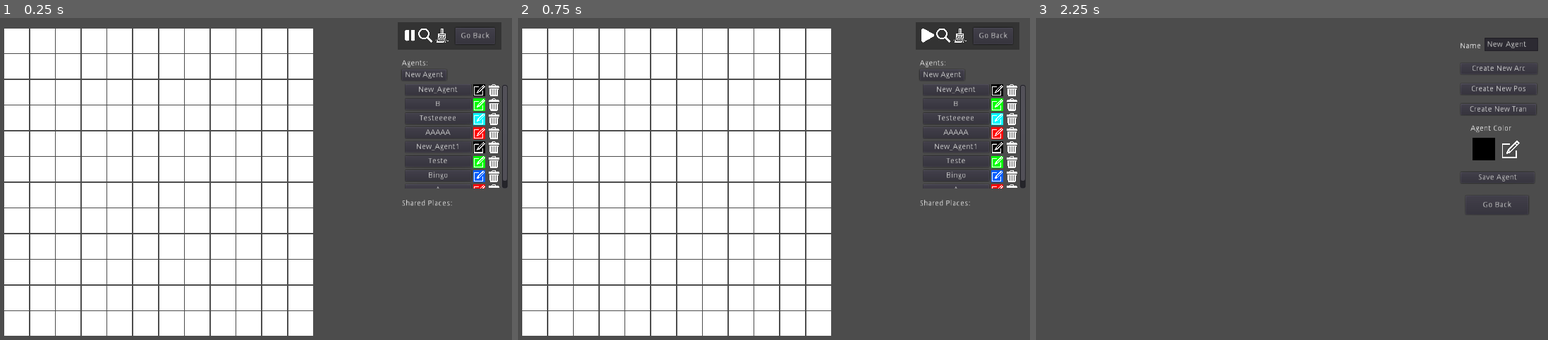
Above: before the commit, frames 1-3 (left to right).
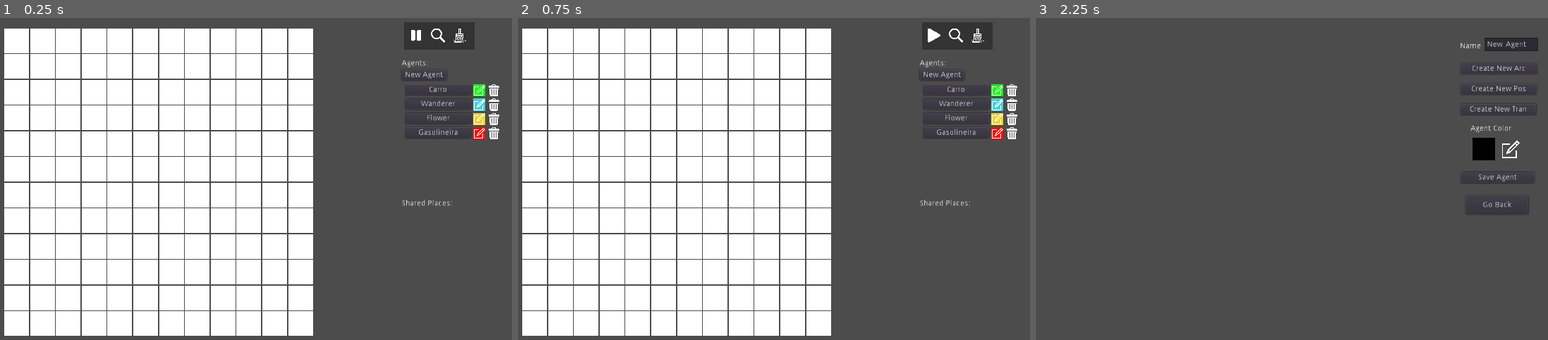
Above: after the commit, the same moments.

Repository: bncorreia/Project-Petri
Game: Godot game, scene res://Scripts/Main.tscn
The game is run twice, just before and just after one commit, with the same random seed, the same clock (stepped at 60 frames per second) and the same inputs.
Inputs (mouse positions are in pixels of both pictures, inside the frame that each line leads up to; where the layout moved, square brackets give the same spot in the first picture):
- Up to frame 1 (0.25 s): no input
- Up to frame 2 (0.75 s): click (932, 34) [927, 34] at 0.5 s
- Up to frame 3 (2.25 s): click (1450, 34) [1445, 34] at 1.25 s; click "New Agent" at 2 s

The runs differ from the first frame. In frame 1, 1.7% of the frame differs, in the area x 77-100%, y 1-53%; in frame 2, 1.8%; in frame 3, nothing differs.

Commit message:
Quick Fix
launch patch

Diff:
--- a/Project Petri/Scripts/Grid.tscn
+++ b/Project Petri/Scripts/Grid.tscn
@@ -148,14 +148,14 @@
 
 [node name="square" type="Sprite" parent="."]
 modulate = Color( 0.2, 0.2, 0.2, 1 )
-position = Vector2( 910.764, 34.3974 )
-scale = Vector2( 2.9375, 0.778392 )
+position = Vector2( 892.355, 34.3974 )
+scale = Vector2( 1.99432, 0.778392 )
 texture = ExtResource( 2 )
 
 [node name="PlayButt" type="TextureButton" parent="."]
-margin_left = 825.699
+margin_left = 837.472
 margin_top = 20.011
-margin_right = 1337.7
+margin_right = 1349.47
 margin_bottom = 532.011
 rect_scale = Vector2( 0.05, 0.05 )
 focus_mode = 0
@@ -166,10 +166,10 @@
 }
 
 [node name="InspectButt" type="TextureButton" parent="."]
-margin_left = 854.0
+margin_left = 876.773
 margin_top = 20.0
-margin_right = 1366.0
-margin_bottom = 532.0
+margin_right = 1900.77
+margin_bottom = 1044.0
 rect_min_size = Vector2( 512, 512 )
 rect_scale = Vector2( 0.025, 0.025 )
 focus_mode = 0
@@ -180,9 +180,9 @@
 }
 
 [node name="ClearButt" type="TextureButton" parent="."]
-margin_left = 884.498
+margin_left = 916.271
 margin_top = 20.011
-margin_right = 1396.5
+margin_right = 1428.27
 margin_bottom = 532.011
 rect_scale = Vector2( 0.05, 0.05 )
 focus_mode = 0
@@ -193,6 +193,7 @@
 }
 
 [node name="GoBackButton" type="Button" parent="."]
+visible = false
 margin_left = 921.236
 margin_top = 19.0
 margin_right = 993.236
--- a/Project Petri/agents/A.tres
+++ /dev/null
@@ -1,28 +0,0 @@
-NAME A
-#P 4
-#T 3
-P 1 shared_test
-P 2 1
-P 3 1 0
-P 4 0 1
-PN 1 P0
-PN 2 P1
-PN 3 P2
-PN 4 P3
-TN 1 T0
-TN 2 T1
-TN 3 T2
-PP 1 327 259
-PP 2 245 457
-PP 3 607 220
-PP 4 632 348
-TP 1 160 254
-TP 2 462 250
-TP 3 453 450
-ARC T 1 P 1 1
-ARC P 1 T 2 1
-ARC P 4 T 2 1
-ARC T 2 P 3 1
-ARC P 2 T 3 1
-ARC T 3 P 4 1
-C 1 0 0
--- a/Project Petri/agents/Bingo.tres
+++ /dev/null
@@ -1,26 +0,0 @@
-NAME Bingo
-#P 3
-#T 3
-P 1 12
-P 2 -1 0
-P 3 -2 1
-T 2 4 2
-T 3 1 A
-PN 1 joao
-PN 2 P1
-PN 3 P2
-TN 1 T0
-TN 2 bob
-TN 3 T2
-PP 1 649 195
-PP 2 307 192
-PP 3 323 363
-TP 1 504 199
-TP 2 769 189
-TP 3 755 343
-ARC P 2 T 1 1
-ARC T 1 P 1 6
-ARC T 1 P 3 1
-ARC P 1 T 2 1
-ARC P 1 T 3 1
-C 0 0.367188 1
--- a/Project Petri/agents/B.tres
+++ b/Project Petri/agents/Carro.tres
@@ -1,4 +1,4 @@
-NAME B
+NAME Carro
 #P 3
 #T 2
 P 1 0
--- /dev/null
+++ b/Project Petri/agents/Flower.tres
@@ -0,0 +1,4 @@
+NAME Flower
+#P 0
+#T 0
+C 0.941406 0.822227 0.178661
--- a/Project Petri/agents/AAAAA.tres
+++ b/Project Petri/agents/Gasolineira.tres
@@ -1,8 +1,8 @@
-NAME AAAAA
+NAME Gasolineira
 #P 4
 #T 3
-P 1 90
-P 2 0
+P 1 shared_test
+P 2 1
 P 3 1 0
 P 4 0 1
 PN 1 P0
@@ -12,13 +12,13 @@
 TN 1 T0
 TN 2 T1
 TN 3 T2
-PP 1 60 65
-PP 2 60 165
-PP 3 60 265
-PP 4 60 365
-TP 1 260 65
-TP 2 266 182
-TP 3 258 365
+PP 1 327 259
+PP 2 245 457
+PP 3 607 220
+PP 4 632 348
+TP 1 160 254
+TP 2 462 250
+TP 3 453 450
 ARC T 1 P 1 1
 ARC P 1 T 2 1
 ARC P 4 T 2 1
--- a/Project Petri/agents/New_Agent.tres
+++ /dev/null
@@ -1,4 +0,0 @@
-NAME New_Agent
-#P 0
-#T 0
-C 0 0 0
--- a/Project Petri/agents/New_Agent1.tres
+++ /dev/null
@@ -1,4 +0,0 @@
-NAME New_Agent1
-#P 0
-#T 0
-C 0 0 0
--- a/Project Petri/agents/Teste.tres
+++ /dev/null
@@ -1,22 +0,0 @@
-NAME Teste
-#P 3
-#T 2
-P 1 1
-P 2 -1 0
-P 3 -2 1
-T 2 3 1
-PN 1 joao
-PN 2 P1
-PN 3 P2
-TN 1 T0
-TN 2 bob
-PP 1 60 65
-PP 2 60 165
-PP 3 60 265
-TP 1 260 65
-TP 2 260 165
-ARC P 2 T 1 1
-ARC T 1 P 1 6
-ARC T 1 P 3 1
-ARC P 1 T 2 1
-C 0 1 0
--- a/Project Petri/agents/Testeeeee.tres
+++ /dev/null
@@ -1,22 +0,0 @@
-NAME Testeeeee
-#P 3
-#T 2
-P 1 1
-P 2 -1 0
-P 3 -2 1
-T 2 3 1
-PN 1 joao
-PN 2 P1
-PN 3 P2
-TN 1 T0
-TN 2 bob
-PP 1 60 65
-PP 2 60 165
-PP 3 60 265
-TP 1 260 65
-TP 2 260 165
-ARC P 2 T 1 1
-ARC T 1 P 1 6
-ARC T 1 P 3 1
-ARC P 1 T 2 1
-C 0 0.976563 1
--- /dev/null
+++ b/Project Petri/agents/Wanderer.tres
@@ -0,0 +1,35 @@
+NAME Wanderer
+#P 2
+#T 5
+P 1 1
+P 2 0
+T 1 2 1
+T 2 5 1
+T 3 3 1
+T 4 4 1
+T 5 1 Flower
+PN 1 Choice
+PN 2 Seeds
+TN 1 Up
+TN 2 Right
+TN 3 Down
+TN 4 Left
+TN 5 Plant_Flower
+PP 1 457 243
+PP 2 675 395
+TP 1 548 83
+TP 2 679 241
+TP 3 355 438
+TP 4 263 232
+TP 5 769 395
+ARC P 1 T 1 1
+ARC T 1 P 1 1
+ARC P 1 T 2 1
+ARC T 2 P 1 1
+ARC T 2 P 2 1
+ARC P 1 T 3 1
+ARC T 3 P 1 1
+ARC P 1 T 4 1
+ARC T 4 P 1 1
+ARC P 2 T 5 1
+C 0.277871 0.814856 0.855469
